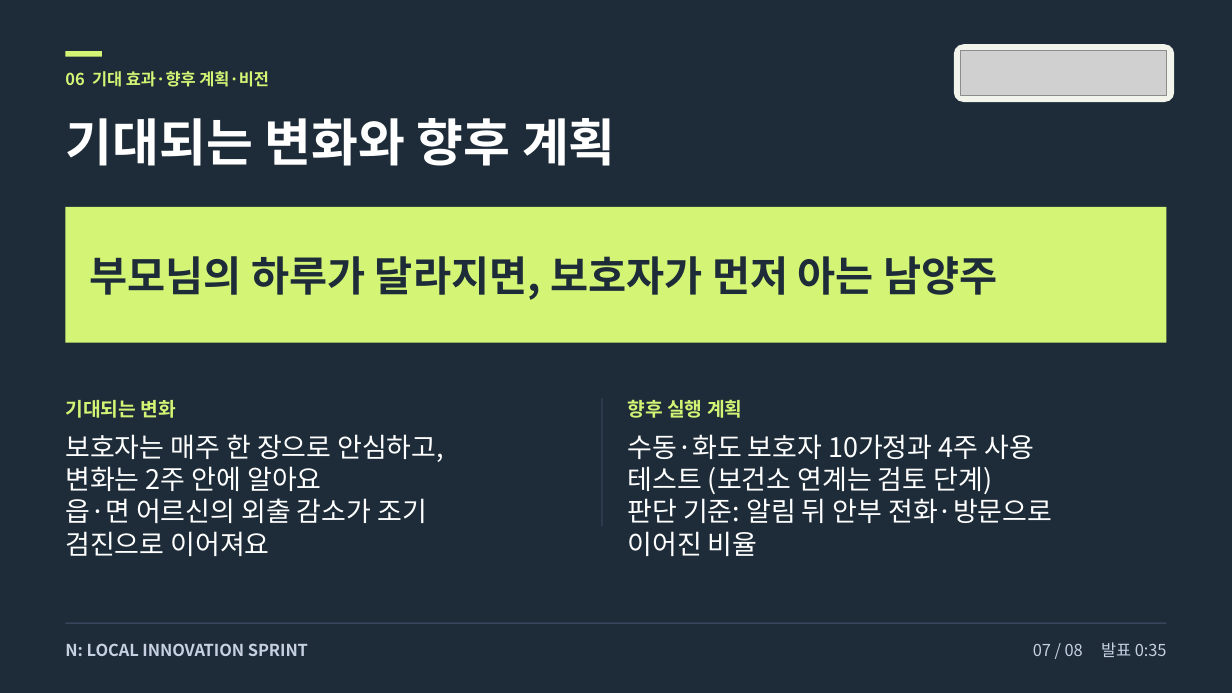
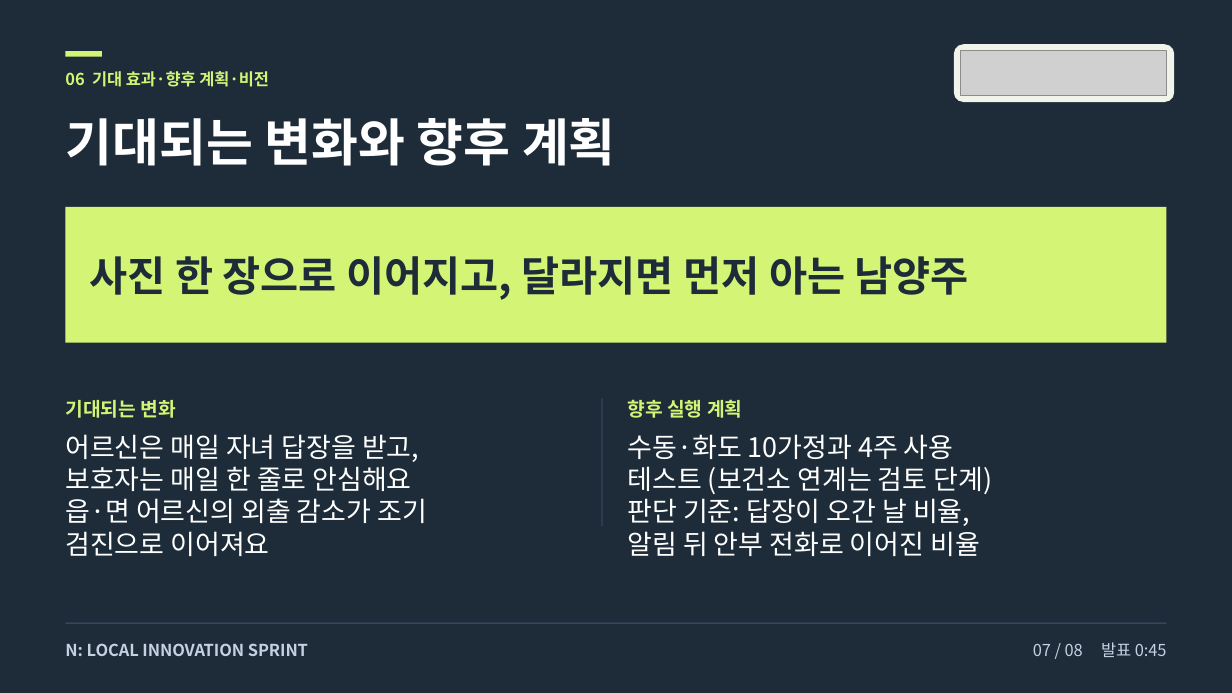
Before and after one commit to howoo101/masil, a slide deck: slide 7 of files/pitch-deck.pptx. Drawn at 1232x693 pixels with LibreOffice and Linux fonts; fonts in the diff are those of the drawing; grey boxes stand for pictures. Boxes give left, top, right and bottom in pixels: in the first picture for what was removed or moved away, otherwise in the second. Text is boxed around its words. In the diff, an @@ line names an element or a change of style, - is before the commit and + after.

```diff
--- a/files/pitch-deck.pptx
+++ b/files/pitch-deck.pptx
@@ text at [89, 256, 969, 300]: text changed @@
-부모님의 하루가 달라지면, 보호자가 먼저 아는 남양주
+사진 한 장으로 이어지고, 달라지면 먼저 아는 남양주
@@ text at [65, 434, 419, 491]: text changed @@
-보호자는 매주 한 장으로 안심하고,
-변화는 2주 안에 알아요
+어르신은 매일 자녀 답장을 받고,
+보호자는 매일 한 줄로 안심해요
@@ text at [628, 434, 992, 556]: text changed @@
-수동·화도 보호자 10가정과 4주 사용
-테스트 (보건소 연계는 검토 단계)
-판단 기준: 알림 뒤 안부 전화·방문으로
-이어진 비율
+수동·화도 10가정과 4주 사용
+테스트 (보건소 연계는 검토 단계)
+판단 기준: 답장이 오간 날 비율,
+알림 뒤 안부 전화로 이어진 비율
@@ text at [1033, 642, 1167, 657]: text changed @@
-07 / 08 발표 0:35
+07 / 08 발표 0:45
```
Also in this commit, not shown: 7 other slides changed, 5 other files.
